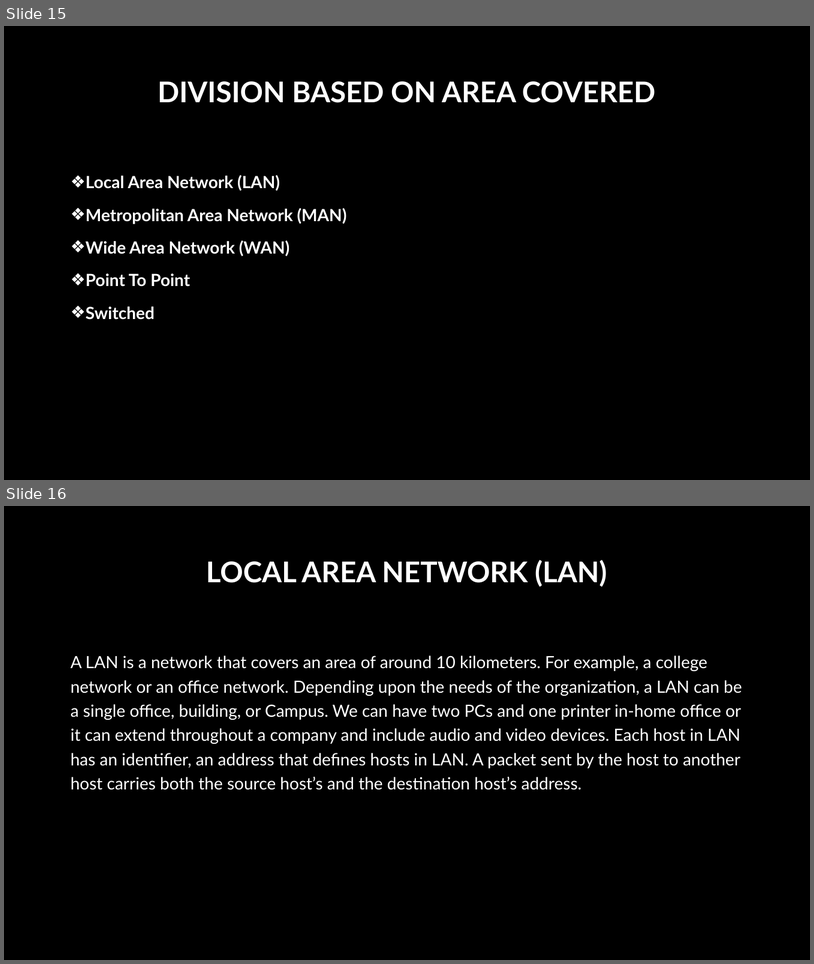
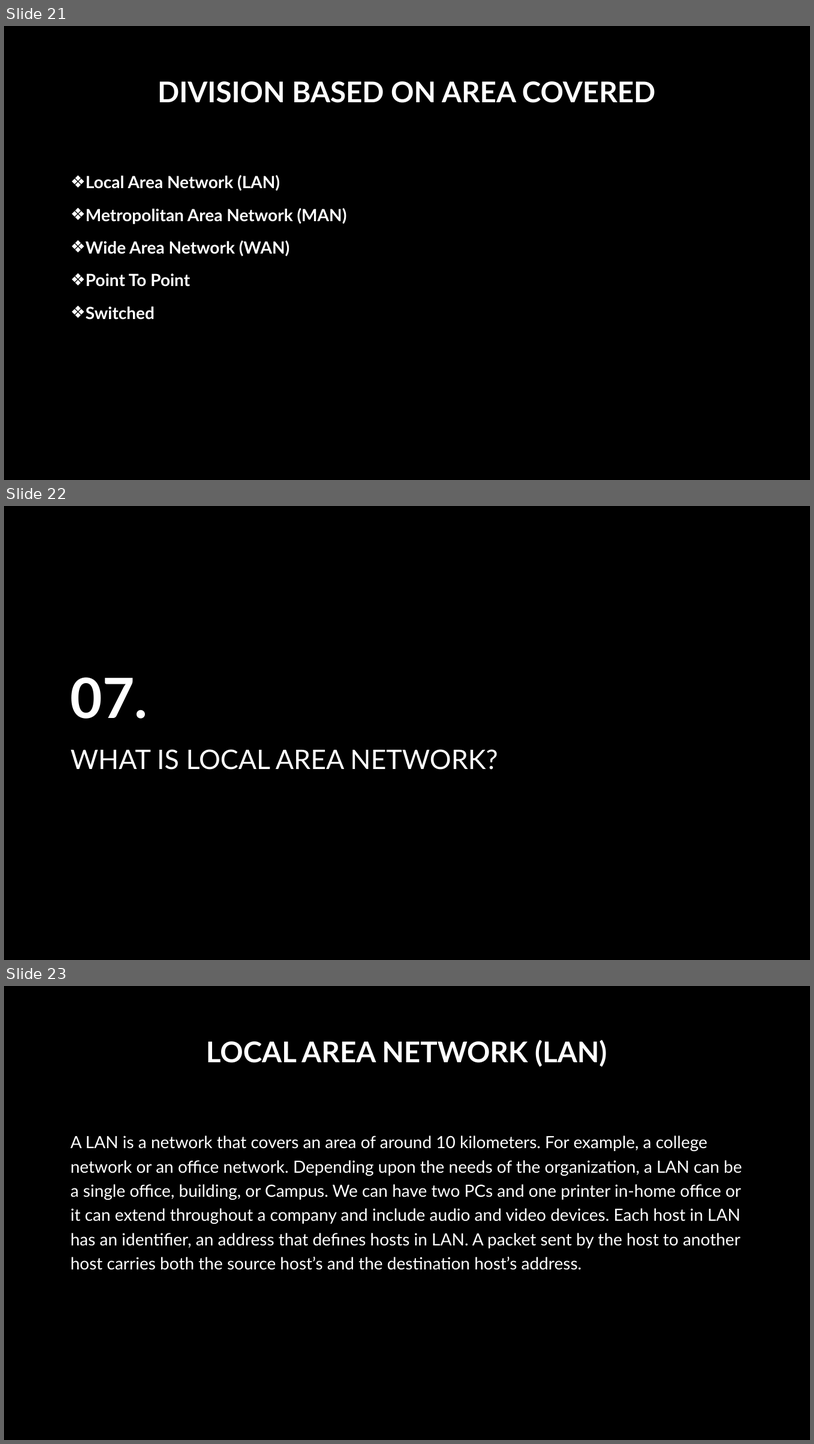
Before and after one commit to Yaelmae20/cs2022, a slide deck: COMPUTER NETWORK YAEL MAE TULAGAN.pptx. Shown one above the other, each under a label of ours: slides 15 and 16 before the commit, slides 21, 22 and 23 after it. The pictures are 814x964 and 814x1444 pixels, drawn with LibreOffice and Linux fonts; fonts in the diff are those of the drawing; background and template pictures are left out. Boxes give left, top, right and bottom in pixels: in the first picture for what was removed or moved away, otherwise in the second. Text is boxed around its words. In the diff, an @@ line names an element or a change of style, - is before the commit and + after.

```diff
--- a/COMPUTER NETWORK YAEL MAE TULAGAN.pptx
+++ b/COMPUTER NETWORK YAEL MAE TULAGAN.pptx
@@ slide 22 added at <box>4,506,810,960</box>, background picture (left out) @@
@@ title added at <box>71,677,148,718</box>, 66 pt, text #FFFFFF, bold @@
+07.
@@ text added at <box>71,749,498,769</box>, 32 pt, text #FFFFFF @@
+WHAT IS LOCAL AREA NETWORK?
@@ what was slide 15 is now slide 21 @@
@@ what was slide 16 is now slide 23 @@
```
Also in this commit, not shown: 9 other slides added, 1 slide removed.
